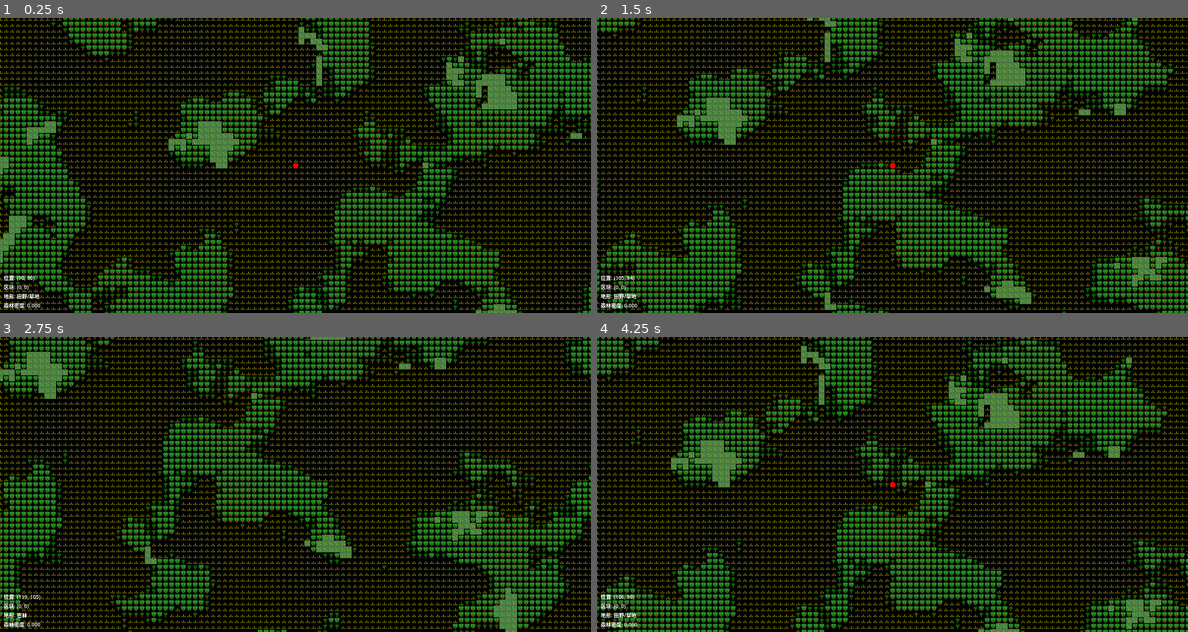
Above: before the commit, frames 1-4 (two rows, left to right).
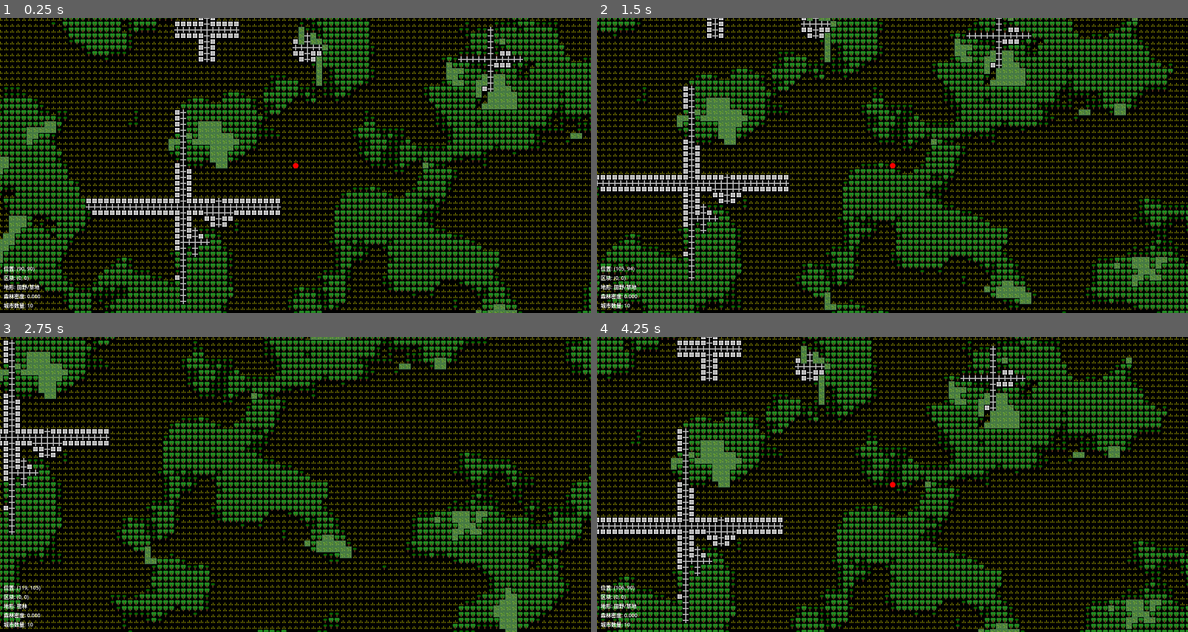
Above: after the commit, the same moments.

Repository: AliveGh0st/overmapchunkdemo
Game: Godot game, scene res://overmap_system.tscn
The game is run twice, just before and just after one commit, with the same random seed, the same clock (stepped at 60 frames per second) and the same inputs.
Inputs:
- Up to frame 1 (0.25 s): no input
- Up to frame 2 (1.5 s): tap Enter at 0.5 s; hold Right (ui_right) 0.53-1.28 s; hold Down (ui_down) from 1.28 s (still down)
- Up to frame 3 (2.75 s): release Down (ui_down) at 2.03 s; hold Right (ui_right) from 2.03 s (still down)
- Up to frame 4 (4.25 s): release Right (ui_right) at 2.78 s; hold Up (ui_up) 2.78-3.53 s; hold Left (ui_left) from 3.53 s (still down)

The runs differ from the first frame. In frame 1, 3.4% of the frame differs, in the area x 0-89%, y 0-99%; in frame 2, 3.0%; in frame 3, 1.9%; in frame 4, 3.4%.

Commit message:
feat: 初步实现城市和道路生成

Diff:
--- a/config_manager.gd
+++ b/config_manager.gd
@@ -26,6 +26,8 @@
 	const TYPE_FOREST: int = 5
 	const TYPE_FOREST_THICK: int = 6
 	const TYPE_SWAMP: int = 7
+	const TYPE_ROAD: int = 8           ## 道路地形
+	const TYPE_CITY_TILE: int = 9      ## 城市瓦片地形
 
 	## 地形类型到TileSet瓦片ID的映射
 	const TERRAIN_TO_TILE_ID: Dictionary = {
@@ -36,7 +38,9 @@
 		TYPE_LAKE_SHORE: 3,
 		TYPE_FOREST: 4,
 		TYPE_FOREST_THICK: 5,
-		TYPE_SWAMP: 6
+		TYPE_SWAMP: 6,
+		TYPE_ROAD: 7,
+		TYPE_CITY_TILE: 8
 	}
 
 # ============================================================================
@@ -52,6 +56,8 @@
 	const FOREST_COLOR: Color = Color.DARK_GREEN
 	const FOREST_THICK_COLOR: Color = Color.FOREST_GREEN
 	const SWAMP_COLOR: Color = Color(0.4, 0.6, 0.3, 1.0)
+	const ROAD_COLOR: Color = Color.GRAY       ## 道路颜色
+	const CITY_COLOR: Color = Color.WHITE      ## 城市建筑颜色
 
 # ============================================================================
 # 玩家配置
@@ -137,6 +143,32 @@
 	const FLOODPLAIN_NOISE_PERSISTENCE: float = 0.5 ## 噪声持续性
 	const FLOODPLAIN_NOISE_SCALE: float = 0.05     ## 噪声缩放比例
 	const FLOODPLAIN_NOISE_POWER: float = 2.0      ## 幂运算系数
+
+# ============================================================================
+# 城市生成配置
+# ============================================================================
+class CityConfig:
+	## 城市间距和大小参数（对应C++中的配置选项）
+	const CITY_SPACING: int = 4              ## 城市间距配置值
+	const CITY_SIZE: int = 8                 ## 基础城市大小
+	const OVERMAP_MAXIMUM_URBANITY: int = 5  ## 最大城市化程度乘数
+
+	## 城市生成约束
+	const MAX_PLACEMENT_ATTEMPTS: int = 50   ## 最大放置尝试次数
+	const MIN_CITY_SIZE: int = 2             ## 最小城市大小
+	const MAX_CITY_SIZE: int = 55            ## 最大城市大小
+
+	## 城市生成概率参数
+	const TINY_CITY_CHANCE: int = 3          ## 生成微小城市的概率 (1/3)
+	const SMALL_CITY_CHANCE: int = 2         ## 生成小城市的概率 (1/2)
+	const LARGE_CITY_CHANCE: int = 2         ## 生成大城市的概率 (1/2)
+	# 其余为大型城市 (17%)
+
+	## 城市大小调整系数
+	const TINY_SIZE_MULTIPLIER: float = 1.0 / 3.0     ## 微小城市大小倍数
+	const SMALL_SIZE_MULTIPLIER: float = 2.0 / 3.0    ## 小城市大小倍数
+	const LARGE_SIZE_MULTIPLIER: float = 3.0 / 2.0    ## 大城市大小倍数
+	const HUGE_SIZE_MULTIPLIER: float = 2.0           ## 超大城市大小倍数
 
 # ============================================================================
 # 性能优化配置
@@ -158,6 +190,7 @@
 var lake: LakeConfig = LakeConfig.new()
 var forest: ForestConfig = ForestConfig.new()
 var swamp: SwampConfig = SwampConfig.new()
+var city: CityConfig = CityConfig.new()
 var performance: PerformanceConfig = PerformanceConfig.new()
 
 # ============================================================================
@@ -270,6 +303,8 @@
 		TerrainConfig.TYPE_FOREST: return ColorConfig.FOREST_COLOR
 		TerrainConfig.TYPE_FOREST_THICK: return ColorConfig.FOREST_THICK_COLOR
 		TerrainConfig.TYPE_SWAMP: return ColorConfig.SWAMP_COLOR
+		TerrainConfig.TYPE_ROAD: return ColorConfig.ROAD_COLOR
+		TerrainConfig.TYPE_CITY_TILE: return ColorConfig.CITY_COLOR
 		_: return Color.WHITE
 
 ## 获取地形类型对应的瓦片ID
--- a/overmap_renderer.gd
+++ b/overmap_renderer.gd
@@ -30,6 +30,26 @@
 var generated_chunks: Dictionary = {}  ## 已生成区块记录，键为区块坐标Vector2i
 
 # ============================================================================
+# 城市系统数据结构
+# ============================================================================
+## 城市数据类
+class City:
+	var pos: Vector2i          ## 城市中心位置（世界坐标）
+	var pos_om: Vector2i       ## 城市所在区块坐标
+	var size: int              ## 城市大小
+
+	func _init(position: Vector2i = Vector2i.ZERO, overmap_pos: Vector2i = Vector2i.ZERO, city_size: int = 0):
+		pos = position
+		pos_om = overmap_pos
+		size = city_size
+
+## 城市生成系统状态
+var cities: Array[City] = []              ## 当前区域的城市列表
+var city_tiles: Dictionary = {}           ## 城市瓦片坐标集合，键为Vector2i，值为bool
+var urbanity: int = 0                     ## 城市化程度参数
+var forestosity: float = 0.0              ## 森林密度值（用于城市大小调整计算）
+
+# ============================================================================
 # 玩家闪烁效果控制
 # ============================================================================
 var player_blink_timer: float = 0.0  ## 闪烁计时器
@@ -52,7 +72,7 @@
 
 # 动态森林大小调整值（替代原来的常量）
 var forest_size_adjust: float = 0.0 ## 森林大小调整值，对应C++的forest_size_adjust
-var forestosity: float = 0.0 ## 森林密度值，对应C++的forestosity
+# 注意：forestosity在城市系统部分已声明
 
 # 森林噪声生成器实例
 var forest_noise_1: FastNoiseLite ## 第一层噪声生成器 - 森林基础分布
@@ -233,7 +253,9 @@
 		Config.ColorConfig.LAKE_SHORE_COLOR,       # Config.TerrainConfig.TYPE_LAKE_SHORE = 3 (湖岸)
 		Config.ColorConfig.FOREST_COLOR,           # Config.TerrainConfig.TYPE_FOREST = 4 (森林)
 		Config.ColorConfig.FOREST_THICK_COLOR,     # Config.TerrainConfig.TYPE_FOREST_THICK = 5 (密林)
-		Config.ColorConfig.SWAMP_COLOR             # Config.TerrainConfig.TYPE_SWAMP = 6 (沼泽)
+		Config.ColorConfig.SWAMP_COLOR,            # Config.TerrainConfig.TYPE_SWAMP = 6 (沼泽)
+		Config.ColorConfig.ROAD_COLOR,             # Config.TerrainConfig.TYPE_ROAD = 7 (道路)
+		Config.ColorConfig.CITY_COLOR              # Config.TerrainConfig.TYPE_CITY_TILE = 8 (城市)
 	]
 
 	# 创建纹理图集，每个瓦片Config.RenderConfig.TILE_SIZE×Config.RenderConfig.TILE_SIZE像素
@@ -289,6 +311,14 @@
 		# 为沼泽绘制特殊的水草混合图案
 		elif i == Config.TerrainConfig.TERRAIN_TO_TILE_ID[Config.TerrainConfig.TYPE_SWAMP]:
 			_draw_swamp_shape(atlas_image, start_y, tile_pixel_size, color)
+
+		# 为道路绘制特殊的十字路口图案
+		elif i == Config.TerrainConfig.TERRAIN_TO_TILE_ID[Config.TerrainConfig.TYPE_ROAD]:
+			_draw_road_shape(atlas_image, start_y, tile_pixel_size, color)
+
+		# 为城市绘制建筑图案
+		elif i == Config.TerrainConfig.TERRAIN_TO_TILE_ID[Config.TerrainConfig.TYPE_CITY_TILE]:
+			_draw_city_shape(atlas_image, start_y, tile_pixel_size, color)
 
 		else:
 			# 其他地形类型绘制圆形图案
@@ -537,6 +567,9 @@
 
 	# 4. 生成洪范平原沼泽（在森林生成后，基于河流生成洪泛平原）
 	place_swamps(chunk_coord)
+
+	# 5. 生成城市（在所有自然地形生成完成后）
+	place_cities(chunk_coord)
 
 # ============================================================================
 # 河流生成系统（完全匹配C++逻辑）
@@ -1623,6 +1656,10 @@
 			return "密林"
 		Config.TerrainConfig.TYPE_SWAMP:
 			return "沼泽"
+		Config.TerrainConfig.TYPE_ROAD:
+			return "道路"
+		Config.TerrainConfig.TYPE_CITY_TILE:
+			return "城市建筑"
 		_:
 			return "未知 (%d)" % terrain_type
 
@@ -1636,9 +1673,9 @@
 		int(floor(float(world_grid_y) / Config.RenderConfig.CHUNK_SIZE))
 	)
 
-	return "位置: (%d, %d)\n区块: (%d, %d)\n地形: %s\n森林密度: %.3f" % [
+	return "位置: (%d, %d)\n区块: (%d, %d)\n地形: %s\n森林密度: %.3f\n城市数量: %d" % [
 		world_grid_x, world_grid_y, current_chunk.x, current_chunk.y,
-		get_terrain_type(world_grid_x, world_grid_y), forest_size_adjust
+		get_terrain_type(world_grid_x, world_grid_y), forest_size_adjust, cities.size()
 	]
 
 
@@ -1777,3 +1814,288 @@
 			if distance_sq <= radius_sq:
 				var point = Vector2i(x, y)
 				floodplain[point] = floodplain.get(point, 0) + 1
+
+# ============================================================================
+# 城市生成系统（完全匹配C++逻辑）
+# ============================================================================
+
+func place_cities(chunk_coord: Vector2i):
+	"""
+	城市生成主函数，完全仿照C++版本的overmap::place_cities()函数
+	处理城市间距、大小调整和城市街道网络生成
+	"""
+	var op_city_spacing = Config.CityConfig.CITY_SPACING
+	var op_city_size = Config.CityConfig.CITY_SIZE
+	var max_urbanity = Config.CityConfig.OVERMAP_MAXIMUM_URBANITY
+
+	if op_city_size <= 0:
+		return
+
+	# 确保城市大小调整永远不会使op_city_size降到2以下
+	var city_size_adjust = min(urbanity - int(forestosity / 2.0), -1 * op_city_size + 2)
+	var city_space_adjust = urbanity >> 1  # 位移操作代替除法2
+	var max_city_size = min(op_city_size + city_size_adjust, op_city_size * max_urbanity)
+
+	if max_city_size < op_city_size:
+		# 如果max_city_size小于op_city_size会产生奇怪的结果
+		max_city_size = op_city_size
+
+	if op_city_spacing > 0:
+		city_space_adjust = min(city_space_adjust, op_city_spacing - 2)
+		op_city_spacing = op_city_spacing - city_space_adjust + int(forestosity)
+
+	# 确保间距不会过于极端
+	op_city_spacing = min(op_city_spacing, 10)
+
+	# 计算城市覆盖参数
+	var omts_per_overmap = Config.RenderConfig.CHUNK_SIZE * Config.RenderConfig.CHUNK_SIZE
+	var city_map_coverage_ratio = 1.0 / pow(2.0, op_city_spacing)
+	var omts_per_city = (op_city_size * 2 + 1) * (max_city_size * 2 + 1) * 3 / 4.0
+
+	# 计算当前区块应该有多少城市
+	var num_cities_on_this_overmap = 0
+	var cities_to_place: Array[City] = []
+
+	# 检查是否已有预定义城市（模拟C++的city::get_all()）
+	for c in cities:
+		if c.pos_om == chunk_coord:
+			num_cities_on_this_overmap += 1
+			cities_to_place.append(c)
+
+	var use_random_cities = cities.is_empty()
+
+	# 如果没有预定义城市，随机生成城市数量
+	if use_random_cities:
+		num_cities_on_this_overmap = _roll_remainder(omts_per_overmap * city_map_coverage_ratio / omts_per_city)
+
+	var MAX_PLACEMENT_ATTEMPTS = Config.CityConfig.MAX_PLACEMENT_ATTEMPTS
+	var placement_attempts = 0
+
+	# 为num_cities_on_this_overmap个城市放置种子点
+	while cities.size() < num_cities_on_this_overmap and placement_attempts < MAX_PLACEMENT_ATTEMPTS:
+		placement_attempts += 1
+
+		var p_local: Vector2i
+		var tmp = City.new()
+		tmp.pos_om = chunk_coord
+
+		if use_random_cities:
+			# 随机创建城市大小
+			var size = randi_range(op_city_size - 1, max_city_size)
+			if _one_in(Config.CityConfig.TINY_CITY_CHANCE):  # 33% 微小城市
+				size = int(size * Config.CityConfig.TINY_SIZE_MULTIPLIER)
+			elif _one_in(Config.CityConfig.SMALL_CITY_CHANCE):  # 33% 小城市
+				size = int(size * Config.CityConfig.SMALL_SIZE_MULTIPLIER)
+			elif _one_in(Config.CityConfig.LARGE_CITY_CHANCE):  # 17% 大城市
+				size = int(size * Config.CityConfig.LARGE_SIZE_MULTIPLIER)
+			else:  # 17% 超大城市
+				size = int(size * Config.CityConfig.HUGE_SIZE_MULTIPLIER)
+
+			# 确保城市至少为大小2
+			size = max(size, Config.CityConfig.MIN_CITY_SIZE)
+			size = min(size, Config.CityConfig.MAX_CITY_SIZE)
+
+			# 不要在地图边缘绘制城市，它们会被裁剪
+			var c_local = Vector2i(
+				randi_range(size - 1, Config.RenderConfig.CHUNK_SIZE - size),
+				randi_range(size - 1, Config.RenderConfig.CHUNK_SIZE - size)
+			)
+			p_local = c_local
+			var p_world = _local_to_world(p_local, chunk_coord)
+
+			if terrain_data.get(p_world, Config.TerrainConfig.TYPE_EMPTY) == Config.TerrainConfig.TYPE_LAND:
+				placement_attempts = 0
+				terrain_data[p_world] = Config.TerrainConfig.TYPE_ROAD  # 每个城市都从十字路口开始
+				city_tiles[c_local] = true
+				tmp.pos = p_local
+				tmp.size = size
+		else:
+			placement_attempts = 0
+			tmp = _random_entry(cities_to_place)
+			p_local = tmp.pos
+			var p_world = _local_to_world(p_local, chunk_coord)
+			terrain_data[p_world] = Config.TerrainConfig.TYPE_ROAD
+			city_tiles[tmp.pos] = true
+
+		if placement_attempts == 0:
+			cities.append(tmp)
+			var start_dir = _random_direction()
+			var cur_dir = start_dir
+
+			# 追踪已放置的城市独特建筑
+			var placed_unique_buildings: Dictionary = {}
+
+			# 在4个方向上建造城市街道
+			while true:
+				_build_city_street(tmp.pos, tmp.size, cur_dir, tmp, placed_unique_buildings, chunk_coord)
+				cur_dir = _turn_right(cur_dir)
+				if cur_dir == start_dir:
+					break
+
+	# 执行城市瓦片洪水填充
+	_flood_fill_city_tiles(chunk_coord)
+
+func _build_city_street(city_center: Vector2i, city_size: int, direction: int, _city: City,
+						_placed_unique_buildings: Dictionary, chunk_coord: Vector2i):
+	"""
+	在指定方向上建造城市街道和建筑
+	模拟C++版本的build_city_street函数逻辑
+	"""
+	var road_points: Array[Vector2i] = []
+
+	# 获取方向向量
+	var dir_vec = _direction_to_vector(direction)
+
+	# 从城市中心开始，向指定方向延伸街道
+	for i in range(1, city_size + 1):
+		var road_pos = city_center + dir_vec * i
+
+		# 检查是否在区块边界内
+		if _is_inbounds_local(road_pos):
+			road_points.append(road_pos)
+			var world_pos = _local_to_world(road_pos, chunk_coord)
+			terrain_data[world_pos] = Config.TerrainConfig.TYPE_ROAD
+			city_tiles[road_pos] = true
+
+	# 在街道两侧建造建筑
+	for road_pos in road_points:
+		_place_city_buildings_around_road(road_pos, direction, _placed_unique_buildings, chunk_coord)
+
+func _place_city_buildings_around_road(road_pos: Vector2i, road_direction: int,
+									   _placed_unique_buildings: Dictionary, chunk_coord: Vector2i):
+	"""
+	在道路周围放置城市建筑
+	"""
+	var perpendicular_dirs = _get_perpendicular_directions(road_direction)
+
+	for perp_dir in perpendicular_dirs:
+		var building_pos = road_pos + _direction_to_vector(perp_dir)
+
+		if _is_inbounds_local(building_pos, 1):  # 留1格边界
+			var world_pos = _local_to_world(building_pos, chunk_coord)
+			# 只在空地上建造建筑
+			if terrain_data.get(world_pos, Config.TerrainConfig.TYPE_EMPTY) == Config.TerrainConfig.TYPE_LAND:
+				terrain_data[world_pos] = Config.TerrainConfig.TYPE_CITY_TILE
+				city_tiles[building_pos] = true
+
+func _flood_fill_city_tiles(_chunk_coord: Vector2i):
+	"""
+	城市瓦片洪水填充，完全仿照C++版本的flood_fill_city_tiles()函数
+	寻找被城市瓦片包围的区域并将其标记为城市的一部分
+	"""
+	var visited: Dictionary = {}
+
+	# 计算区块边界
+	var chunk_bounds = Rect2i(Vector2i(0, 0), Vector2i(Config.RenderConfig.CHUNK_SIZE, Config.RenderConfig.CHUNK_SIZE))
+
+	# 遍历区块内的每个点
+	for y in range(Config.RenderConfig.CHUNK_SIZE):
+		for x in range(Config.RenderConfig.CHUNK_SIZE):
+			var checked = Vector2i(x, y)
+
+			# 如果已经在之前的洪水填充中查看过，忽略它
+			if visited.has(checked):
+				continue
+
+			# 检查连接到此点的区域是否被city_tiles包围
+			var enclosed = [true]  # 使用数组来解决闭包捕获问题
+
+			# 洪水填充的谓词，同时检测是否有点洪水填充到了区块边缘
+			var is_unchecked = func(pt: Vector2i) -> bool:
+				if city_tiles.has(pt):
+					return false
+
+				# 我们碰到了区块边缘！我们自由了！
+				if not chunk_bounds.has_point(pt):
+					enclosed[0] = false
+					return false
+
+				return true
+
+			# 连接到此点且不属于城市的所有点
+			var area = _point_flood_fill_4_connected(checked, visited, is_unchecked)
+			if not enclosed[0]:
+				continue
+
+			# 它们被包围了，所以应该被视为城市的一部分
+			for pt in area:
+				city_tiles[pt] = true
+
+# ============================================================================
+# 城市生成辅助函数
+# ============================================================================
+
+func _roll_remainder(value: float) -> int:
+	"""
+	对浮点数进行概率性向上取整
+	模拟C++版本的roll_remainder函数
+	"""
+	var base = int(value)
+	var remainder = value - base
+	if randf() < remainder:
+		return base + 1
+	return base
+
+func _random_direction() -> int:
+	"""返回随机方向（0-3）"""
+	return randi() % 4
+
+func _turn_right(direction: int) -> int:
+	"""向右转90度"""
+	return (direction + 1) % 4
+
+func _direction_to_vector(direction: int) -> Vector2i:
+	"""将方向转换为向量"""
+	match direction:
+		0: return Vector2i(0, -1)  # 北
+		1: return Vector2i(1, 0)   # 东
+		2: return Vector2i(0, 1)   # 南
+		3: return Vector2i(-1, 0)  # 西
+		_: return Vector2i.ZERO
+
+func _get_perpendicular_directions(direction: int) -> Array[int]:
+	"""获取垂直方向"""
+	match direction:
+		0, 2: return [1, 3]  # 北/南 -> 东/西
+		1, 3: return [0, 2]  # 东/西 -> 北/南
+		_: return [0, 1, 2, 3]
+
+func _draw_road_shape(atlas_image: Image, start_y: int, tile_pixel_size: int, color: Color):
+	"""
+	绘制道路（十字路口）图案到纹理图集
+	绘制水平和垂直线条形成十字形
+	"""
+	var center_x = int(float(tile_pixel_size) / 2.0)
+	var center_y = int(float(tile_pixel_size) / 2.0)
+	var road_width = max(2, int(float(tile_pixel_size) / 8.0))  # 道路宽度，先转浮点数再除法
+
+	# 绘制水平道路
+	for x in range(tile_pixel_size):
+		for y in range(center_y - road_width / 2, center_y + road_width / 2 + 1):
+			if y >= 0 and y < tile_pixel_size:
+				atlas_image.set_pixel(x, start_y + y, color)
+
+	# 绘制垂直道路
+	for y in range(tile_pixel_size):
+		for x in range(center_x - road_width / 2, center_x + road_width / 2 + 1):
+			if x >= 0 and x < tile_pixel_size:
+				atlas_image.set_pixel(x, start_y + y, color)
+
+func _draw_city_shape(atlas_image: Image, start_y: int, tile_pixel_size: int, color: Color):
+	"""
+	绘制城市建筑图案到纹理图集
+	绘制简单的方形建筑轮廓
+	"""
+	var building_size = int(tile_pixel_size * 0.8)  # 建筑大小
+	var offset = int(float(tile_pixel_size - building_size) / 2.0)  # 偏移量，先转浮点数
+
+	# 绘制建筑轮廓
+	for x in range(offset, offset + building_size):
+		for y in range(offset, offset + building_size):
+			if x >= 0 and x < tile_pixel_size and y >= 0 and y < tile_pixel_size:
+				# 只绘制边框
+				if x == offset or x == offset + building_size - 1 or y == offset or y == offset + building_size - 1:
+					atlas_image.set_pixel(x, start_y + y, color)
+				# 或者填充整个建筑（可选）
+				else:
+					atlas_image.set_pixel(x, start_y + y, Color(color.r * 0.7, color.g * 0.7, color.b * 0.7, color.a))
